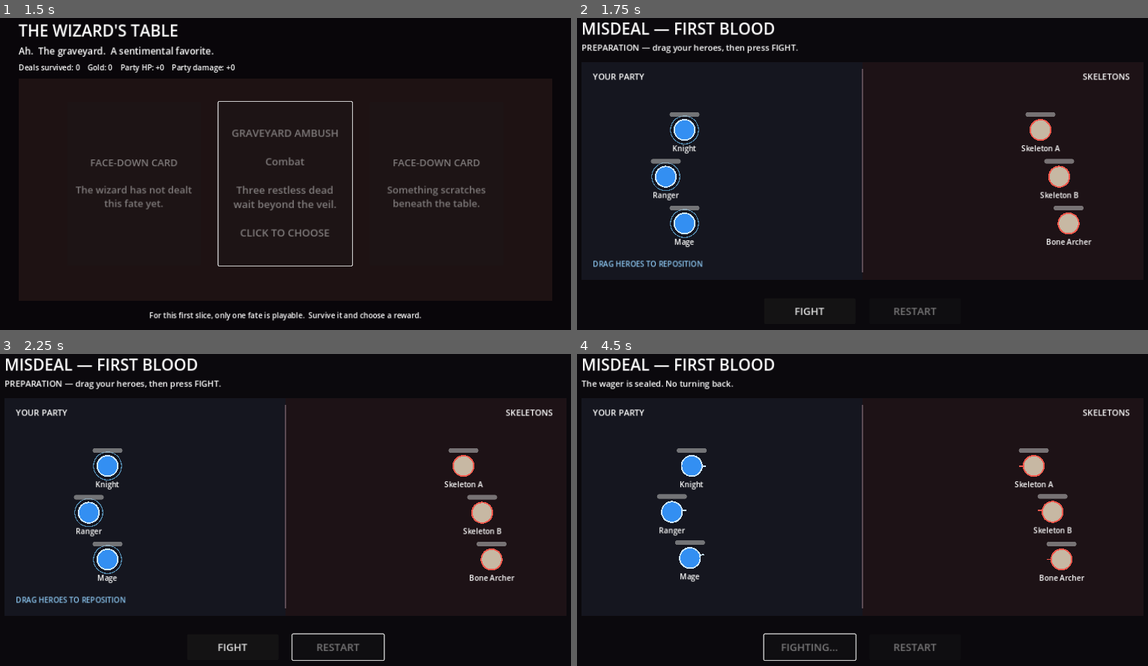
Above: before the commit, frames 1-4 (two rows, left to right).
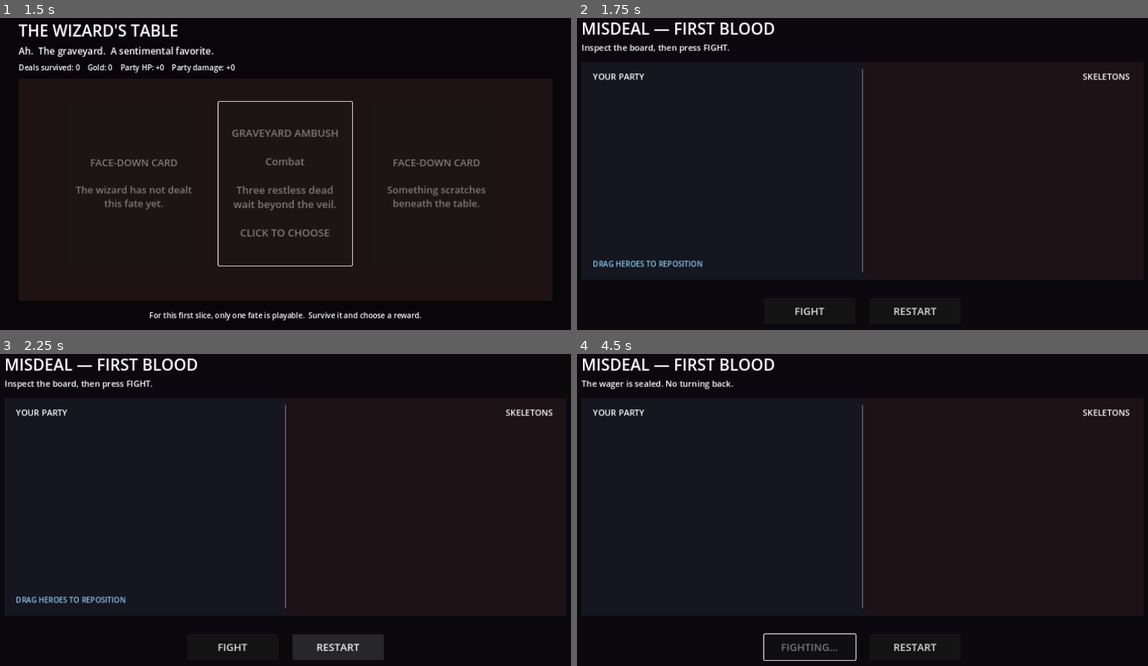
Above: after the commit, the same moments.

Repository: zampolit73/Misdeal
Game: Godot game, scene res://scenes/main/main.tscn
Two runs of this game, one before a commit and one after it. Both use one fixed random seed, a clock stepped at 60 frames per second and the inputs below.
Inputs (mouse positions are in pixels of both pictures, inside the frame that each line leads up to):
- Up to frame 1 (1.5 s): click "ENTER THE GAME" at 0.5 s; click "GRAVEYARD AMBUSH Combat Three…" at 1.25 s
- Up to frame 2 (1.75 s): no input
- Up to frame 3 (2.25 s): click (336, 647) at 2 s, where only the run after the commit has a clickable "RESTART"
- Up to frame 4 (4.5 s): click (913, 647) at 2.75 s, where only the run after the commit has a clickable "RESTART"; click (913, 647) at 3.5 s, where only the run after the commit has a clickable "RESTART"; click "FIGHT" at 4.25 s

Frame 1 is identical in both runs. In frame 2, 3.0% of the frame differs, in the area x 1-91%, y 8-96%; in frame 3, 3.2%, in the area x 1-91%, y 8-99%; in frame 4, 2.3%.
Error after the commit: Invalid access to property or key 'pressed' on a base object of type 'null instance'. (res://scripts/battle/battle.gd:28)

Commit message:
Connect battle to run rewards

Diff:
--- a/scripts/battle/battle.gd
+++ b/scripts/battle/battle.gd
@@ -14,6 +14,7 @@
 @onready var status_label: Label = $Status
 @onready var fight_button: Button = $FightButton
 @onready var restart_button: Button = $RestartButton
+@onready var continue_button: Button = $ContinueButton
 @onready var result_label: Label = $Result
 @onready var placement_hint: Label = $PlacementHint
 
@@ -24,7 +25,10 @@
 func _ready() -> void:
 	fight_button.pressed.connect(_on_fight_pressed)
 	restart_button.pressed.connect(_on_restart_pressed)
+	continue_button.pressed.connect(_on_continue_pressed)
 	restart_button.disabled = true
+	continue_button.visible = false
+	continue_button.disabled = true
 	_spawn_test_encounter()
 	_begin_preparation_phase()
 
@@ -45,6 +49,11 @@
 ) -> void:
 	var unit := UNIT_SCENE.instantiate() as BattleUnit
 	unit.configure(data, team, spawn_position, name_override)
+
+	if team == 0:
+		unit.max_hp += RunState.party_hp_bonus
+		unit.damage += RunState.party_damage_bonus
+
 	unit.set_combat_bounds(COMBAT_BOUNDS)
 	unit.died.connect(_on_unit_died)
 	unit.placement_rejected.connect(_on_placement_rejected)
@@ -98,6 +107,7 @@
 
 func _finish_battle(player_won: bool) -> void:
 	battle_finished = true
+	RunState.last_battle_won = player_won
 
 	for unit in units:
 		unit.combat_started = false
@@ -106,13 +116,25 @@
 	if player_won:
 		result_label.text = "VICTORY\nThe wizard looks mildly annoyed."
 		status_label.text = "You survived the first deal."
+		continue_button.text = "CLAIM REWARD"
 	else:
 		result_label.text = "DEFEAT\nThe wizard smiles."
 		status_label.text = "The table claims another party."
+		continue_button.text = "RETURN TO TABLE"
 
 	result_label.visible = true
 	restart_button.disabled = false
+	continue_button.visible = true
+	continue_button.disabled = false
 	fight_button.text = "BATTLE OVER"
 
 func _on_restart_pressed() -> void:
 	get_tree().reload_current_scene()
+
+func _on_continue_pressed() -> void:
+	continue_button.disabled = true
+
+	if RunState.last_battle_won:
+		get_tree().change_scene_to_file("res://scenes/reward/reward.tscn")
+	else:
+		get_tree().change_scene_to_file("res://scenes/table/table.tscn")
